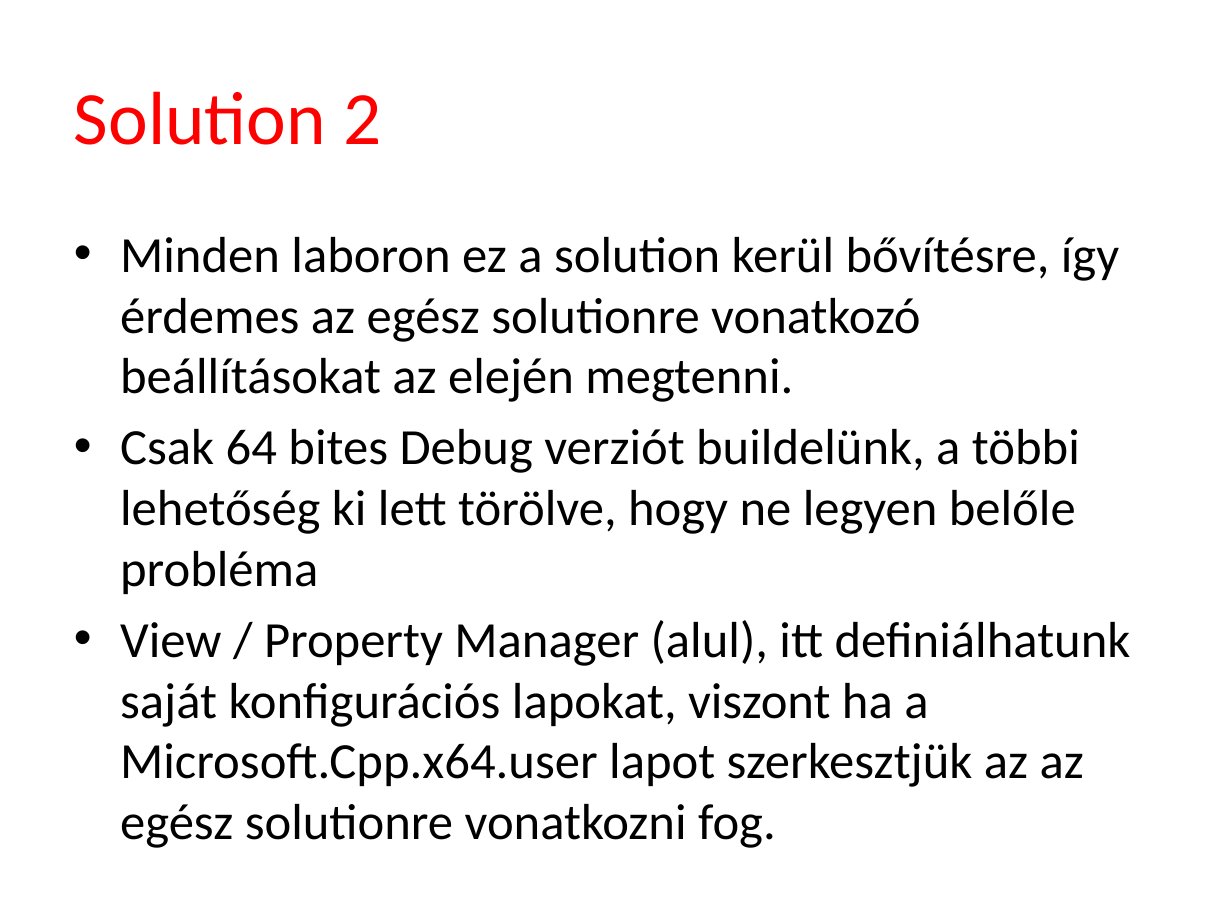
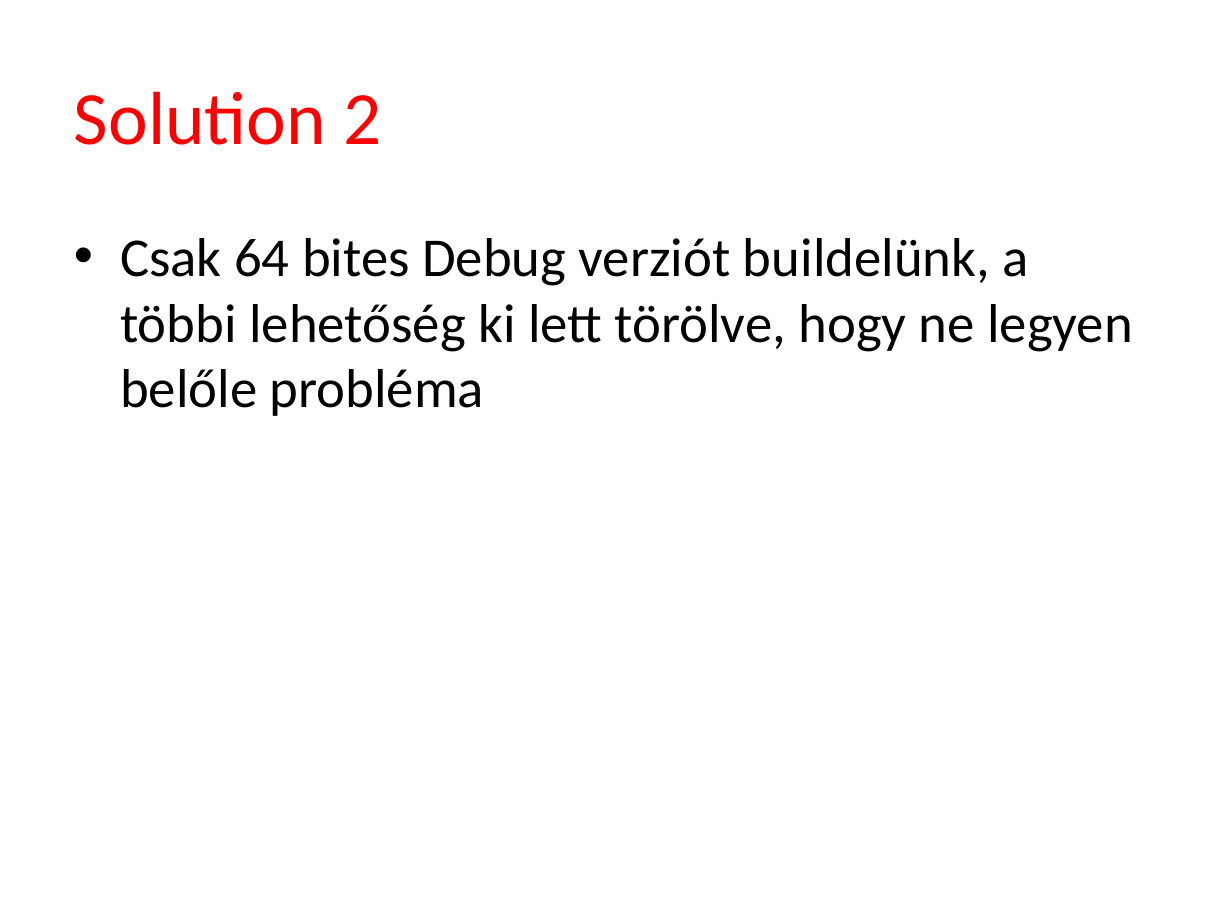
Before and after one commit to tyekx/dx12, a slide deck: slide 5 of Slides/gg000-HelloTriangle.pptx. Drawn at 1232x924 pixels with LibreOffice and Linux fonts; fonts in the diff are those of the drawing; background and template pictures are left out. Boxes give left, top, right and bottom in pixels: in the first picture for what was removed or moved away, otherwise in the second. Text is boxed around its words. In the diff, an @@ line names an element or a change of style, - is before the commit and + after.

Commit message:
slides

```diff
--- a/Slides/gg000-HelloTriangle.pptx
+++ b/Slides/gg000-HelloTriangle.pptx
@@ text "Csak 64 bites Debug verziót ..." at (120, 238, 1133, 416): size 29.6 to 32 pt @@
@@ text at (120, 237, 1119, 402): paragraph removed @@
-• Minden laboron ez a solution kerül bővítésre, így érdemes az egész solutionre vonatkozó beállításokat az elején megtenni.
@@ text at (120, 620, 1131, 848): paragraph removed @@
-• View / Property Manager (alul), itt definiálhatunk saját konfigurációs lapokat, viszont ha a Microsoft.Cpp.x64.user lapot szerkesztjük az az egész solutionre vonatkozni fog.
```
Also in this commit, not shown: 1 other slide changed, 1 slide removed.
